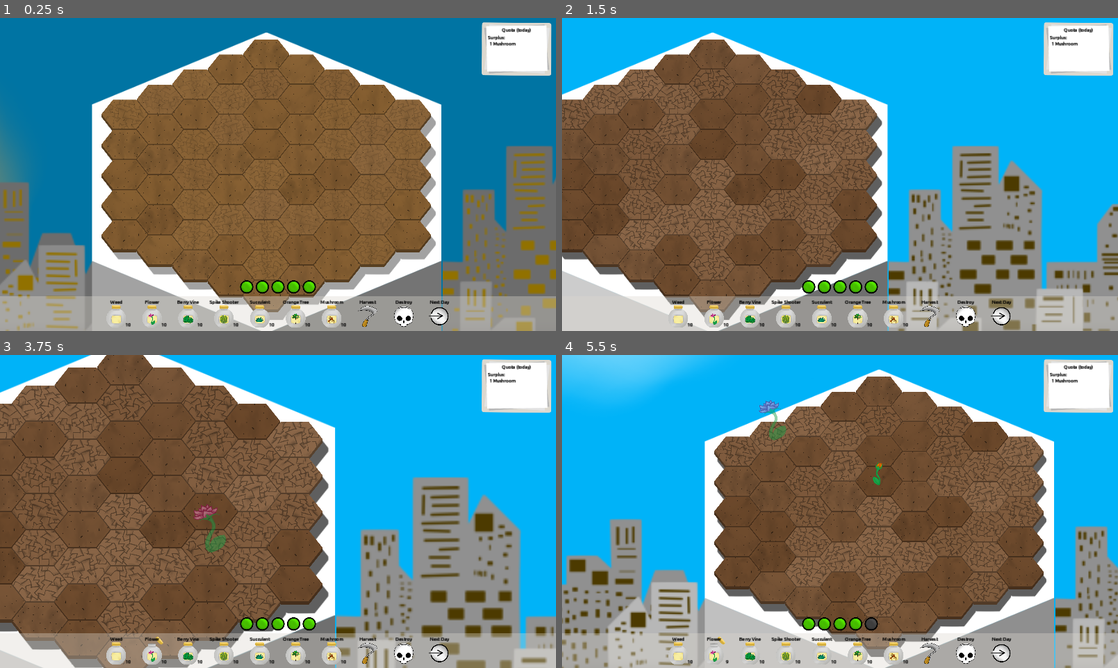
Above: before the commit, frames 1-4 (two rows, left to right).
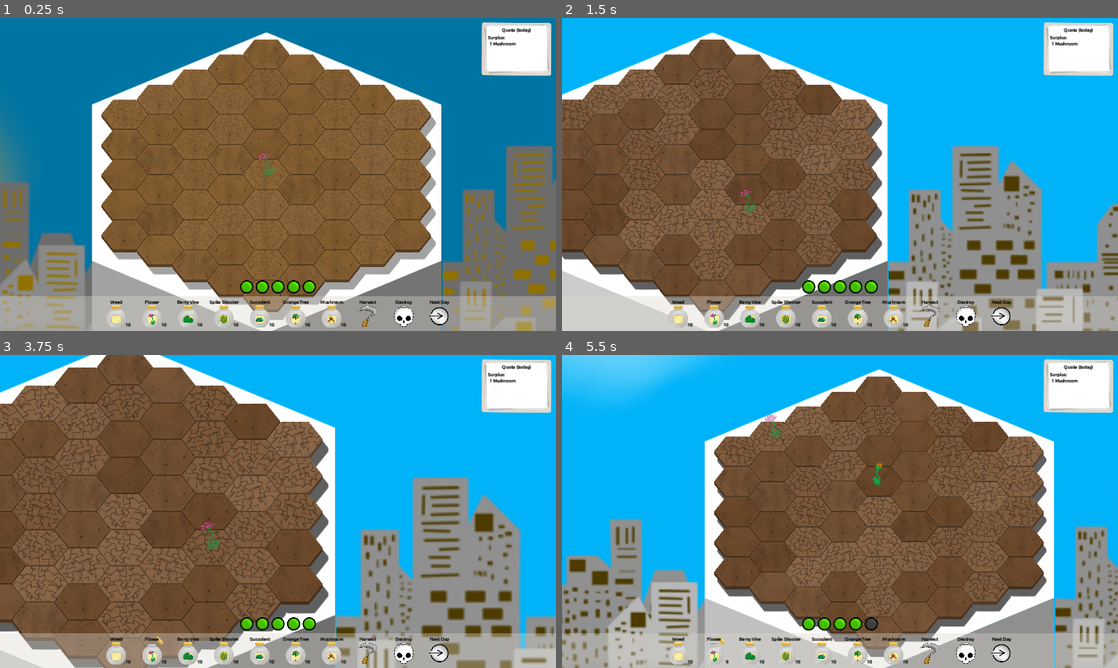
Above: after the commit, the same moments.

Repository: CiaranWoodward/LD54
Game: Godot game, scene res://Level.tscn
Same seed, same stepped clock (60 frames per second), same inputs: the game is played once before the commit and once after it. The engine's default icon, where the game draws it, is replaced by a stand-in: a white triangle on a blue panel in a dark square.
Inputs (mouse positions are in pixels of both pictures, inside the frame that each line leads up to):
- Up to frame 1 (0.25 s): no input
- Up to frame 2 (1.5 s): move the mouse to (962, 158) at 0.52 s; hold Right (ui_right) 0.53-1.25 s; click (962, 158) at 0.6 s; drag from (728, 190) to (812, 237) at 1.27 s
- Up to frame 3 (3.75 s): click (116, 649) at 2.02 s; tap Enter at 2.75 s; move the mouse to (333, 442) at 2.77 s; hold Right (ui_right) 2.78-3.5 s; hold Mouse wheel up (zoom_out) 2.78-3.5 s; tap Space at 3.5 s; drag from (250, 574) to (111, 464) at 3.52 s
- Up to frame 4 (5.5 s): move the mouse to (1006, 558) at 4.27 s; hold Left (ui_left) 4.28-5 s; hold Mouse wheel down (zoom_in) 4.28-5 s; drag from (673, 464) to (756, 433) at 5.02 s

The runs differ from the first frame. In frame 1, less than 0.1% of the frame differs, in the area x 46-50%, y 42-51%; in frame 2, less than 0.1%; in frame 3, 0.3%, in the area x 34-41%, y 47-64%; in frame 4, 0.2%.

Commit message:
added tooltip design and drew title

Diff:
--- a/UI/Cursor.tscn
+++ b/UI/Cursor.tscn
@@ -1,11 +1,13 @@
-[gd_scene load_steps=11 format=3 uid="uid://d4j0a6xqs4pqq"]
+[gd_scene load_steps=13 format=3 uid="uid://d4j0a6xqs4pqq"]
 
 [ext_resource type="Script" path="res://UI/Cursor.gd" id="1_t3c3b"]
 [ext_resource type="Texture2D" uid="uid://byuq4wutnm8d4" path="res://Graphics/Icons/DestroyDarker0000.png" id="2_fwoep"]
 [ext_resource type="Texture2D" uid="uid://bn7nems70jqgr" path="res://icon.svg" id="2_h1yyv"]
 [ext_resource type="Texture2D" uid="uid://dfmffsktx788q" path="res://Graphics/Icons/Harvest0000.png" id="3_nctlu"]
 [ext_resource type="Texture2D" uid="uid://du50r5ps5k2il" path="res://Graphics/Icons/Flower0000.png" id="3_x7t2e"]
+[ext_resource type="Theme" uid="uid://cvly3s1h4xk6r" path="res://UI/UI_Theme.tres" id="4_3ijfq"]
 [ext_resource type="Texture2D" uid="uid://b1ea3b82nsw37" path="res://Graphics/Icons/SpikyPlant0000.png" id="4_3srsg"]
+[ext_resource type="Texture2D" uid="uid://cslkthbm2fpeu" path="res://Graphics/Background/Frame0000.png" id="4_xnrd4"]
 [ext_resource type="Texture2D" uid="uid://bbeobjnto24k8" path="res://Graphics/Icons/BerryVine0000.png" id="5_g3gct"]
 [ext_resource type="Texture2D" uid="uid://c4v3h76qrgj06" path="res://Graphics/Icons/Succulent0000.png" id="5_gkas6"]
 [ext_resource type="Texture2D" uid="uid://ttdf3si03313" path="res://Graphics/Icons/OrangeTree0000.png" id="7_65mx4"]
@@ -37,10 +39,22 @@
 
 [node name="PanelContainer" type="PanelContainer" parent="Harvest"]
 visible = false
+self_modulate = Color(1, 1, 1, 0)
+custom_minimum_size = Vector2(20, 0)
 offset_left = 32.0
 offset_top = -74.0
-offset_right = 150.0
+offset_right = 179.0
 offset_bottom = -1.0
+theme = ExtResource("4_3ijfq")
+
+[node name="NinePatchRect" type="NinePatchRect" parent="Harvest/PanelContainer"]
+layout_mode = 2
+texture = ExtResource("4_xnrd4")
+region_rect = Rect2(183, 55, 312, 392)
+patch_margin_left = 20
+patch_margin_top = 18
+patch_margin_right = 18
+patch_margin_bottom = 20
 
 [node name="MarginContainer" type="MarginContainer" parent="Harvest/PanelContainer"]
 layout_mode = 2
@@ -55,6 +69,8 @@
 [node name="Label" type="Label" parent="Harvest/PanelContainer/MarginContainer/VBoxContainer"]
 layout_mode = 2
 text = "Will Harvest:"
+horizontal_alignment = 1
+vertical_alignment = 1
 
 [node name="ToHarvest" type="Label" parent="Harvest/PanelContainer/MarginContainer/VBoxContainer"]
 layout_mode = 2
@@ -67,11 +83,10 @@
 texture = ExtResource("2_h1yyv")
 
 [node name="Flower" type="Node2D" parent="."]
-visible = false
 
 [node name="Sprite2D" type="Sprite2D" parent="Flower"]
-position = Vector2(0, -57)
-scale = Vector2(0.5, 0.5)
+position = Vector2(0, -36)
+scale = Vector2(0.3, 0.3)
 texture = ExtResource("3_x7t2e")
 
 [node name="SpikyPlant" type="Node2D" parent="."]
--- a/UI/UI_Theme.tres
+++ b/UI/UI_Theme.tres
@@ -20,6 +20,14 @@
 [sub_resource type="StyleBoxFlat" id="StyleBoxFlat_8aq15"]
 bg_color = Color(1, 1, 1, 1)
 
+[sub_resource type="StyleBoxFlat" id="StyleBoxFlat_q52sv"]
+bg_color = Color(1, 1, 1, 1)
+border_width_left = 2
+border_width_top = 2
+border_width_right = 2
+border_width_bottom = 2
+border_color = Color(0.859375, 0.84375, 0.808594, 1)
+
 [resource]
 default_font = ExtResource("1_ldo4u")
 AcceptDialog/constants/buttons_separation = 0
@@ -39,3 +47,12 @@
 Label/fonts/font = ExtResource("1_ldo4u")
 Label/styles/normal = null
 PanelContainer/styles/panel = SubResource("StyleBoxFlat_8aq15")
+TooltipLabel/colors/font_color = Color(0, 0, 0, 1)
+TooltipLabel/colors/font_outline_color = Color(0, 0, 0, 1)
+TooltipLabel/colors/font_shadow_color = Color(0, 0, 0, 1)
+TooltipLabel/constants/outline_size = 0
+TooltipLabel/constants/shadow_offset_x = 0
+TooltipLabel/constants/shadow_offset_y = 0
+TooltipLabel/font_sizes/font_size = 16
+TooltipLabel/fonts/font = ExtResource("1_ldo4u")
+TooltipPanel/styles/panel = SubResource("StyleBoxFlat_q52sv")
Binary file added: Graphics/Background/Title0000.png
Not shown, added: Graphics/Background/Title0000.png.import
Not shown: 1 places in UI/UI_Theme.tres that only renumber resources
Not shown, changed: Graphics/Icons/.Icons.kra-autosave.kra
Not shown, changed: Graphics/Icons/Icons.kra
Not shown, changed: Graphics/Icons/Icons.kra~
Not shown, added: Graphics/Title.kra
